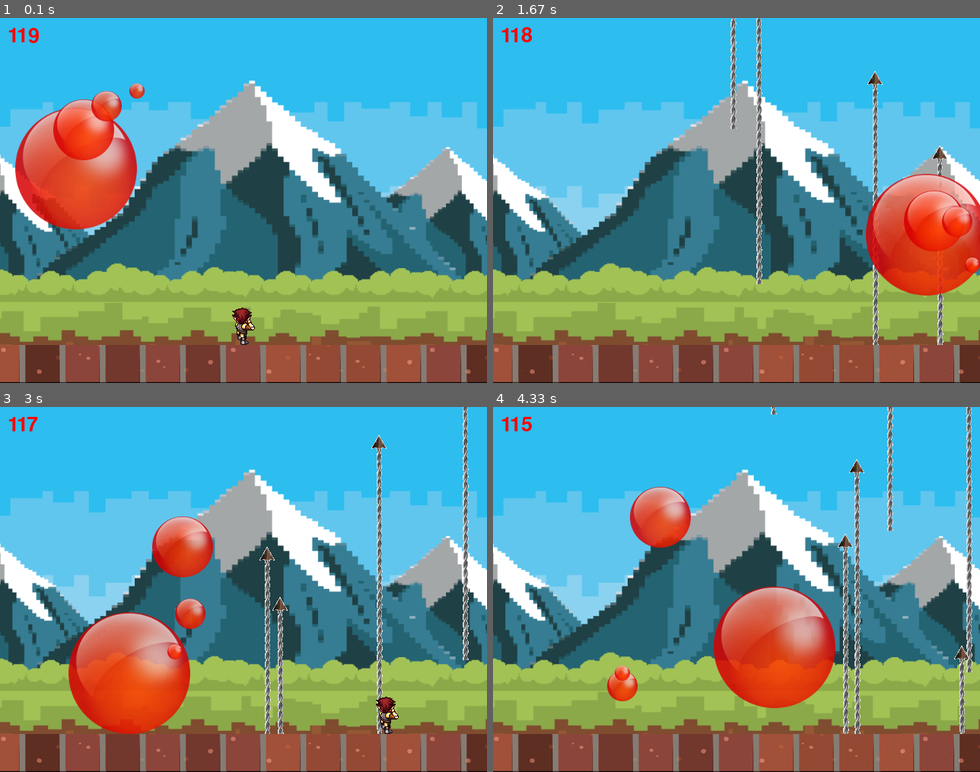
Above: before the commit, frames 1-4 (two rows, left to right).
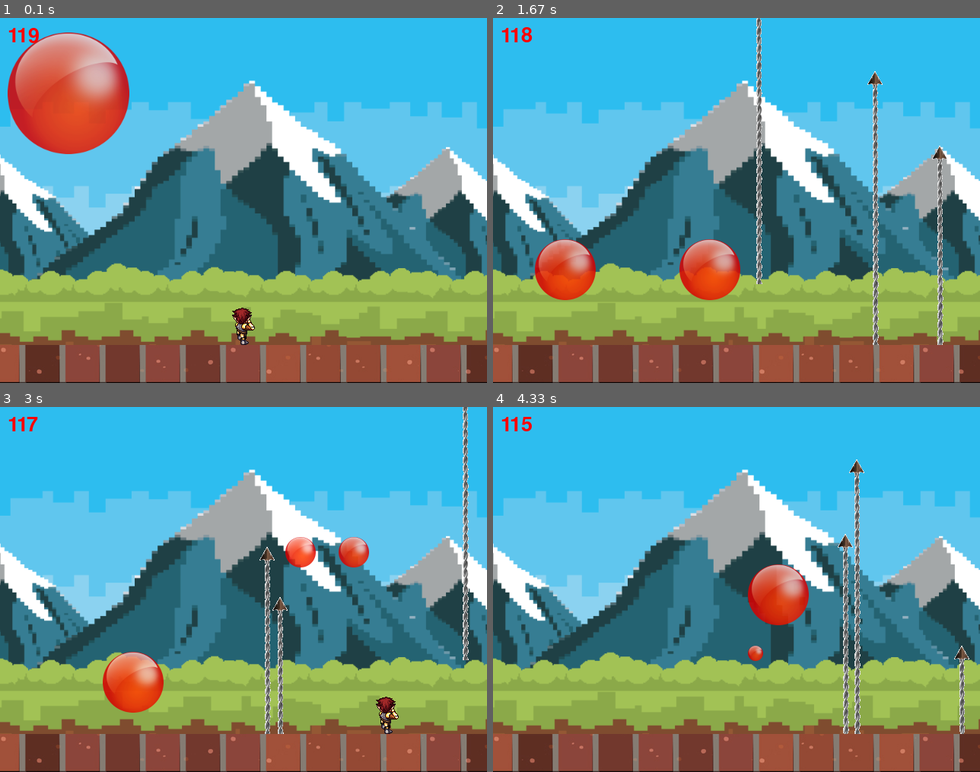
Above: after the commit, the same moments.

Repository: EscFrog/inflearn_python_pygame
Game: pygame game, started from pang_module_ver/main.py
Same seed, same stepped clock (60 frames per second), same inputs: the game is played once before the commit and once after it.
Inputs:
- Up to frame 1 (0.1 s): no input
- Up to frame 2 (1.67 s): tap Space at 0.33, 0.73, 1.03, 1.23, 1.53 s; hold Right 0.67-1.13 s; hold Right 1.17-1.63 s
- Up to frame 3 (3 s): hold Left 1.67-2.2 s; tap Space at 1.73, 2.03, 2.3, 2.6, 2.73 s; hold Left 2.23-2.63 s; hold Right from 2.67 s (still down)
- Up to frame 4 (4.33 s): tap Space at 3.03, 3.4, 3.7, 3.9, 4.2 s; release Right at 3.3 s; hold Left 3.33-3.8 s; hold Right 3.83-4.3 s

The runs differ from the first frame. In frame 1, 11% of the frame differs, in the area x 1-30%, y 3-58%; in frame 2, 10%; in frame 3, 9.5%; in frame 4, 10%.

Commit message:
공 파괴와 분리까지 완료

Diff:
--- a/pang_module_ver/game_objects.py
+++ b/pang_module_ver/game_objects.py
@@ -18,13 +18,18 @@
 
 
 class Ball(Game_object):
-    def __init__(self, pos_x, pos_y, ball_type=0):
-        super().__init__(settings.ball_images[ball_type])
+    def __init__(self, pos_x, pos_y, ball_type_num=0, init_direction="right"):
+        super().__init__(settings.ball_images[ball_type_num])
+        self.ball_type = ball_type_num
         self.rect.x = pos_x
         self.rect.y = pos_y
-        self.velocity_x = settings.ball_speed[ball_type][0]
-        self.velocity_y = settings.ball_speed[ball_type][1]
-        self.initial_velocity_y = settings.ball_speed[ball_type][1]  # 초기 속도 저장
+        if init_direction == "left":
+            self.velocity_x = -settings.ball_speed[ball_type_num][0] / 2 # 처음 속도는 설정 속도의 절반
+        else:
+            self.velocity_x = settings.ball_speed[ball_type_num][0] / 2 # 처음 속도는 설정 속도의 절반
+        self.velocity_y = settings.ball_speed[ball_type_num][1] / 2 # 처음 속도는 설정 속도의 절반
+        self.initial_velocity_y = settings.ball_speed[ball_type_num][1]  # 초기 낙하 속도 저장
+        self.deletable = False
 
     def bounce(self, dt):
         self.rect.x += self.velocity_x * dt
@@ -48,10 +53,10 @@
         self.rect.x = character.rect.x
         self.rect.y = character.rect.y
         self.speed = settings.weapon_speed
-        self.Deletable = False
+        self.deletable = False
 
     def flyProjectile(self, dt):
         self.rect.y -= self.speed * dt
-        # 화면 밖으로 나간 무기는 삭제 가능으로 변경
+        # 화면 밖으로 나가면 삭제 가능으로 표시
         if self.rect.y + self.rect.height <= 0:
-            self.Deletable = True
+            self.deletable = True
--- a/pang_module_ver/main.py
+++ b/pang_module_ver/main.py
@@ -29,11 +29,6 @@
 
 # 최초 공 생성
 balls.append(Ball(0, 50))
-balls.append(Ball(50, 50, ball_type=1))
-balls.append(Ball(100, 50, ball_type=2))
-balls.append(Ball(150, 50, ball_type=3))
-
-
 
 while isGameOn:
     dt = clock.tick(30)
@@ -62,14 +57,46 @@
     for ball in balls:
         ball.bounce(dt)
 
+    # 공과 무기 충돌 처리
+    for weapon_idx, weapon_instance in enumerate(weapons):
+        for ball_index, ball_instance in enumerate(balls):
+            if ball_instance.rect.colliderect(weapon_instance.rect):
+                # 충돌한 인스턴스들 삭제 가능으로 표시
+                weapon_instance.deletable = True
+                ball_instance.deletable = True
+
+                 # 다음에 소환할 공이 있으면 다음 단계 공 생성
+                if ball_instance.ball_type + 1 < len(settings.ball_images):
+                    balls.append(
+                        Ball(
+                            ball_instance.rect.x,
+                            ball_instance.rect.y,
+                            ball_type_num = ball_instance.ball_type + 1,
+                            init_direction = "right"
+                            )
+                        )
+                    # 다음 단계 공 생성
+                    balls.append(
+                        Ball(
+                            ball_instance.rect.x,
+                            ball_instance.rect.y,
+                            ball_type_num = ball_instance.ball_type + 1,
+                            init_direction = "left"
+                            )
+                        )
+
+    # 삭제 예정으로 처리한 공과 무기들 삭제
+    for weapon_index, weapon_instance in enumerate(weapons):
+        if weapon_instance.deletable == True:
+            del weapons[weapon_index]
+
+    for ball_index, ball_instance in enumerate(balls):
+        if ball_instance.deletable == True:
+            del balls[ball_index]
+
     # # 공과 캐릭터 충돌 처리
     # if gf.check_collision(character, balls):
     #     isGameOn = False
-
-    # 삭제 가능해진 무기는 무기 리스트에서 삭제
-    for index, instance in enumerate(weapons):
-        if instance.Deletable == True:
-            del weapons[index]
 
     elapsed_time = (pygame.time.get_ticks() - start_ticks) / 1000 # 경과 시간(ms)을 1000으로 나누어 초 단위로 표시.
     timer = game_font.render(str(int(settings.total_time - elapsed_time)), True, (255, 0, 0))
--- a/pang_module_ver/settings.py
+++ b/pang_module_ver/settings.py
@@ -15,6 +15,8 @@
 stage_img = os.path.join(asset_path, 'stage.png')
 character_img = os.path.join(asset_path, 'character.png')
 weapon_img = os.path.join(asset_path, 'weapon.png')
+
+# 공 이미지 리스트. 공이 분열하려면 이 리스트를 참조해서 다음 공이 있는지를 판단한다.
 ball_images = [
   os.path.join(asset_path, 'ball1.png'),
   os.path.join(asset_path, 'ball2.png'),
@@ -44,7 +46,7 @@
 weapon_speed = 0.5
 
 # 공 속도
-ball_speed = [(0.3, 1.0), (0.3, 0.84), (0.3, 0.68), (0.3, 0.52)]
+ball_speed = [(0.3, -1.0), (0.3, -0.84), (0.3, -0.68), (0.3, -0.52)]
 
 # 공에 적용할 중력
 gravity = 0.05
